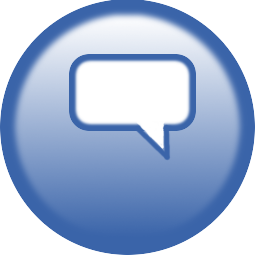
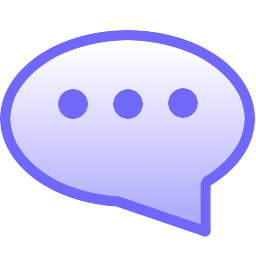
Layer changes from the first (256, 256) image to the second:
added layer "Warstwa #3" above "Warstwa #2" over left=58, top=88, right=198, bottom=119
painted on "Warstwa #2" over left=10, top=40, right=245, bottom=225
painted on "Warstwa #1" over left=0, top=7, right=255, bottom=237
painted on "Warstwa" over left=0, top=0, right=255, bottom=255
